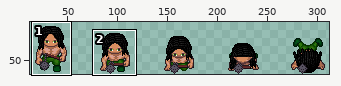
Two versions of one sprite sheet, apps/client/src/assets/probable-waffle/spritesheets/characters/tivara/maceman_male/maceman_male_hurt.png. Above: a wide view before the commit, with the close-up outlined.
Close-up. As it was:
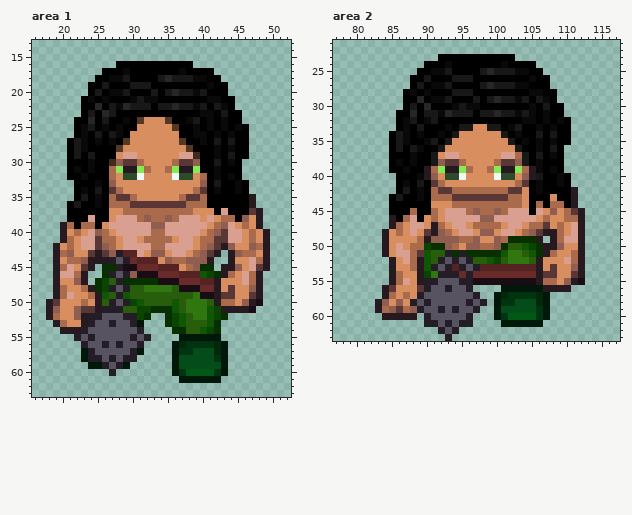
The file is 320x64 pixels. Colours within 5 levels of each other are drawn and written as one. Shown: area 1: x 16..52, y 13..63; area 2: x 77..117, y 21..63. The wide view leaves out empty margins. The commit also changed other parts of the picture, which this record leaves out.
The result:
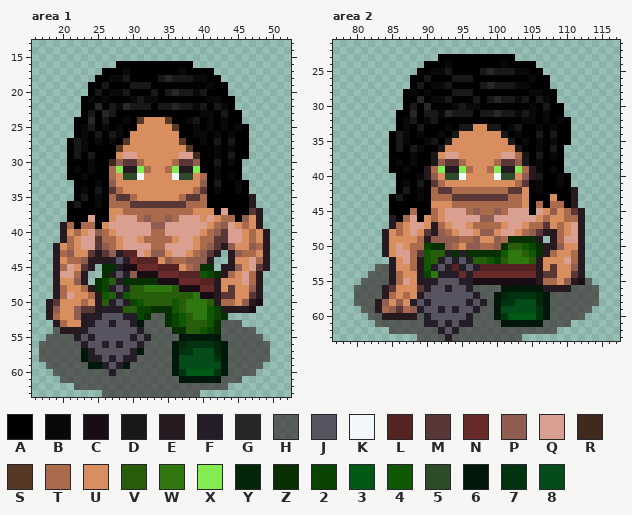
Palette (. is transparent): A #000000  B #090909  C #1a0c15  D #181818  E #261a20  F #241d27  G #272727  H #2f202098  J #585361  K #f2f7fa  L #562323  M #5a3737  N #692b2a  P #905e51  Q #d99f90  R #41291d  S #543725  T #a96b4c  U #d98e60  V #275d0b  W #31770f  X #84ec50  Y #042709  Z #072f00  2 #094400  3 #005a16  4 #105704  5 #2b4b29  6 #00180a  7 #00330f  8 #044c19
What changed:
--- area 1
@@ x 16..52 @@
 51 ..EPUUPMMEFFFVV22ZZZ4VWWW42EEEEC.....
-52 ..ETUUPEFFJJJFF2Z..Z24VWW42Z.........
-53 ...ETUUEFJJFJJF6...Z24VVV4Z..........
-54 ....EEEFJJJJJJJF....ZZVV42Z..........
-55 ......FJFJJJJJFJF....666666..........
-56 .......FJJFJFJJF....6Y7777Y6.........
-57 .......6FJJJJJF6....677888Y6.........
-58 .......6FFJFJFF.....68888876.........
-59 ........66FJF6......68888886.........
-60 ...........F........67333376.........
-61 .....................666666..........
-62 .....................................
-63 .....................................
+52 ..ETUUPEFFJJJFF2ZHHZ24VWW42Z.........
+53 ...ETUUEFJJFJJF6HHHZ24VVV4ZHHH.......
+54 ...HEEEFJJJJJJJFHHHHZZVV42ZHHHHH.....
+55 ..HHHHFJFJJJJJFJFHHHH666666HHHHHH....
+56 .HHHHHHFJJFJFJJFHHHH6Y7777Y6HHHHHH...
+57 .HHHHHH6FJJJJJF6HHHH677888Y6HHHHHH...
+58 .HHHHHH6FFJFJFFHHHHH68888876HHHHHH...
+59 ..HHHHHH66FJF6HHHHHH68888886HHHHH....
+60 ...HHHHHHHHFHHHHHHHH67333376HHHH.....
+61 ....HHHHHHHHHHHHHHHHH666666HHH.......
+62 ......HHHHHHHHHHHHHHHHHHHHHH.........
+63 ..........HHHHHHHHHHHHHH.............
--- area 2
@@ x 77..117 @@
 52 ........EUQTE4VFJFJFVV42VWWWVEUUUQTE.....
-53 ........EUUTE4FJFLFJFLLLLLLLLEUMUUPE.....
-54 ........ETUUE2WFFFNFNNNNNNNNNEMMUUME.....
-55 ........ETQUEFFJJJFFCCCCCCCCCETTUPEC.....
-56 .......EMUUUMFJJFJJF....666666EEEE.......
-57 .......ETUTUFJJJJJJJF..6Y7777Y6..........
-58 ......EPUPUFJFJJJJJFJF.677888Y6..........
-59 ......ETPMTPFJJFJFJJF..68888876..........
-60 .......EEEEE.FJJJJJF...67333376..........
-61 .............FFJFJFF....666666...........
-62 ...............FJF.......................
-63 ................F........................
+53 ......HHEUUTE4FJFLFJFLLLLLLLLEUMUUPE.....
+54 .....HHHETUUE2WFFFNFNNNNNNNNNEMMUUME.....
+55 ....HHHHETQUEFFJJJFFCCCCCCCCCETTUPECH....
+56 ...HHHHEMUUUMFJJFJJFHHHH666666EEEEHHHH...
+57 ...HHHHETUTUFJJJJJJJFHH6Y7777Y6HHHHHHH...
+58 ...HHHEPUPUFJFJJJJJFJFH677888Y6HHHHHHH...
+59 ....HHETPMTPFJJFJFJJFHH68888876HHHHHH....
+60 .....HHEEEEEHFJJJJJFHHH67333376HHHHH.....
+61 ......HHHHHHHFFJFJFFHHHH666666HHHH.......
+62 ........HHHHHHHFJFHHHHHHHHHHHHHH.........
+63 ............HHHHFHHHHHHHHHH..............
Changed places in both close-ups, as pixel boxes (x1, y1, x2, y2):
added: (39, 313, 270, 397)
added: (354, 264, 599, 341)
